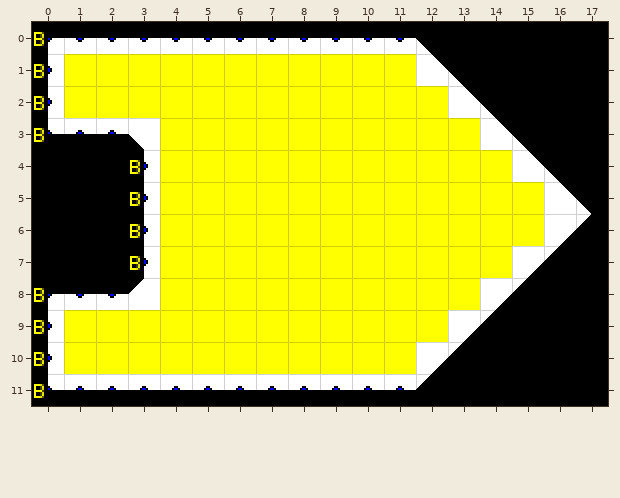
Two versions of a level (Tiled map, data/outlines/small.tmx). Above, as it was before the edit.
Cells are 32x32 px. Shown: x 0..17, y 0..11. The old version is drawn lined up with the new one.
The result:
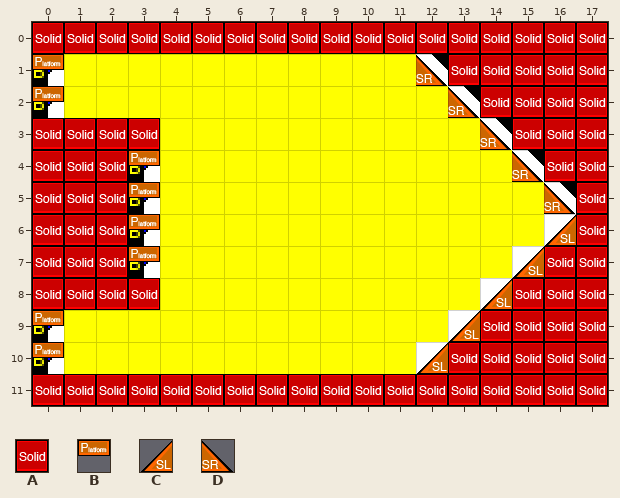
Key: from "colTile": A 0 "solid", B 1 "platform", C 2 "lslope", D 3 "rslope".
_ is an empty cell.
Tiles of an added or newly shown layer are drawn over the layers below it.
Changes in this commit:
everything moved by -2,-1 cells (the old picture is shown already moved)
Layer "collision" (added):
y 0: x 0..17 __________________ -> AAAAAAAAAAAAAAAAAA
y 1: x 0 _ -> B; x 12..17 ______ -> DAAAAA
y 2: x 0 _ -> B; x 13..17 _____ -> DAAAA
y 3: x 0..3 ____ -> AAAA; x 14..17 ____ -> DAAA
y 4: x 0..3 ____ -> AAAB; x 15..17 ___ -> DAA
y 5: x 0..3 ____ -> AAAB; x 16..17 __ -> DA
y 6: x 0..3 ____ -> AAAB; x 16..17 __ -> CA
y 7: x 0..3 ____ -> AAAB; x 15..17 ___ -> CAA
y 8: x 0..3 ____ -> AAAA; x 14..17 ____ -> CAAA
y 9: x 0 _ -> B; x 13..17 _____ -> CAAAA
y 10: x 0 _ -> B; x 12..17 ______ -> CAAAAA
y 11: x 0..17 __________________ -> AAAAAAAAAAAAAAAAAA
Where, in picture pixels (left, top, right, bottom), the same in both pictures:
added: (33, 23, 607, 405)
